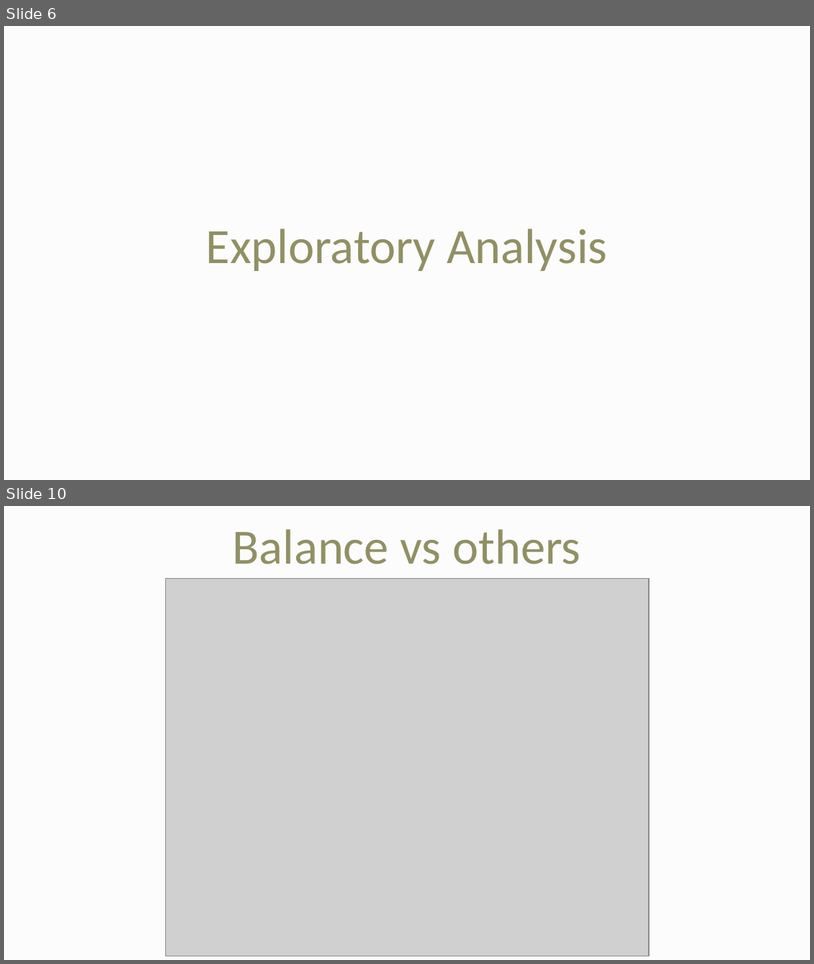
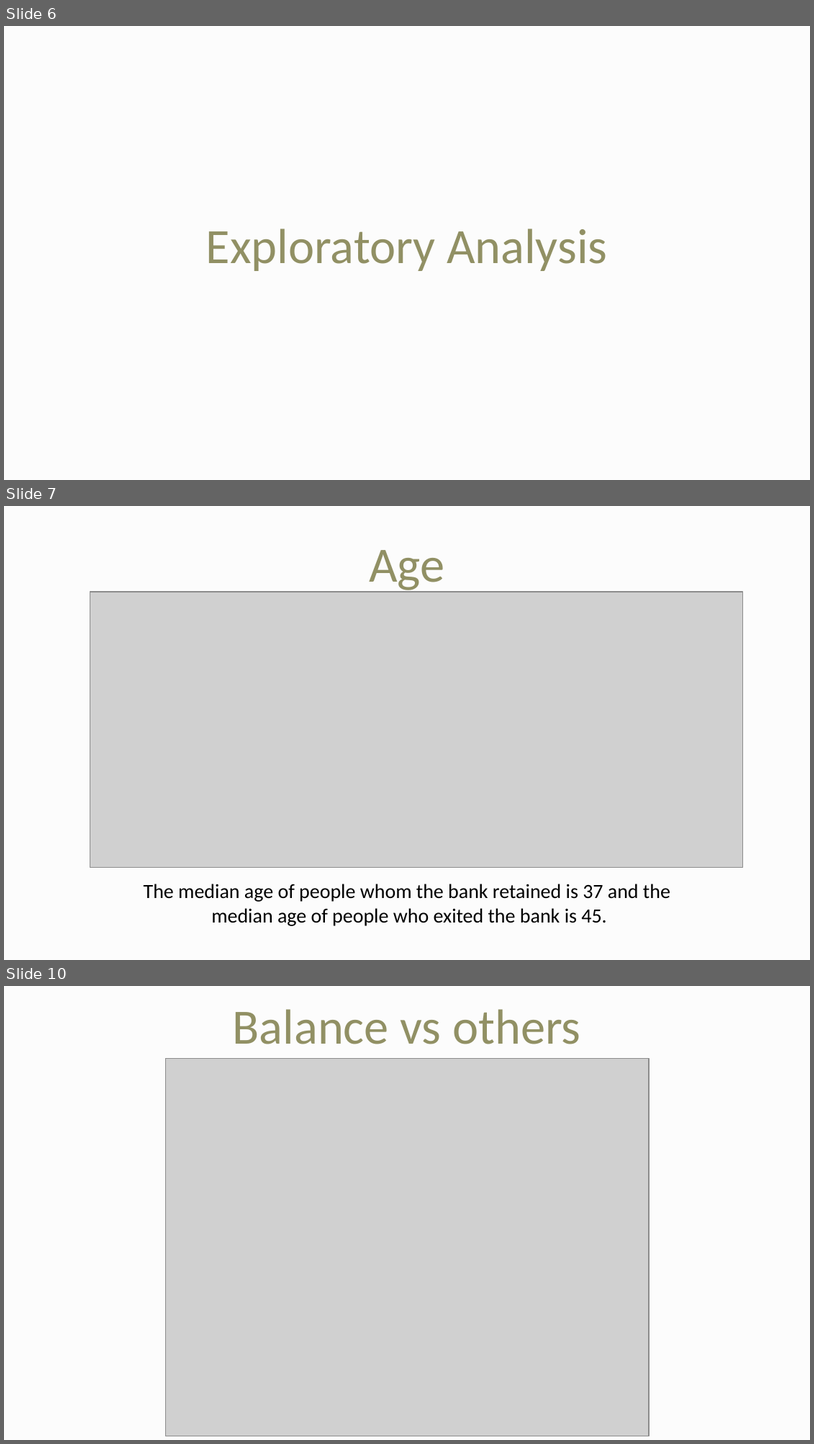
Before and after one commit to vaibhagarwal/Projects, a slide deck: Churn_Analysis/Churn_Analysis_Presentation.pptx. Shown one above the other, each under a label of ours: slides 6 and 10 before the commit, slides 6, 7 and 10 after it; the slides between them are not shown. The pictures are 814x964 and 814x1444 pixels, drawn with LibreOffice and Linux fonts; fonts in the diff are those of the drawing; grey boxes stand for pictures. Boxes give left, top, right and bottom in pixels: in the first picture for what was removed or moved away, otherwise in the second. Text is boxed around its words. In the diff, an @@ line names an element or a change of style, - is before the commit and + after.

```diff
--- a/Churn_Analysis/Churn_Analysis_Presentation.pptx
+++ b/Churn_Analysis/Churn_Analysis_Presentation.pptx
@@ slide 7 added at bbox=[4, 506, 810, 960], background #F2F2F2 at 20% opacity @@
@@ title added at bbox=[369, 550, 445, 593], 44 pt, text #919064 @@
+Age
@@ picture added at bbox=[90, 592, 743, 867] @@
@@ text added at bbox=[144, 883, 671, 926], 18 pt, text #000000 @@
+The median age of people whom the bank retained is 37 and the
+median age of people who exited the bank is 45.
```
Also in this commit, not shown: 2 slides changed, 4 other slides added, 2 slides removed, 1 other file.
